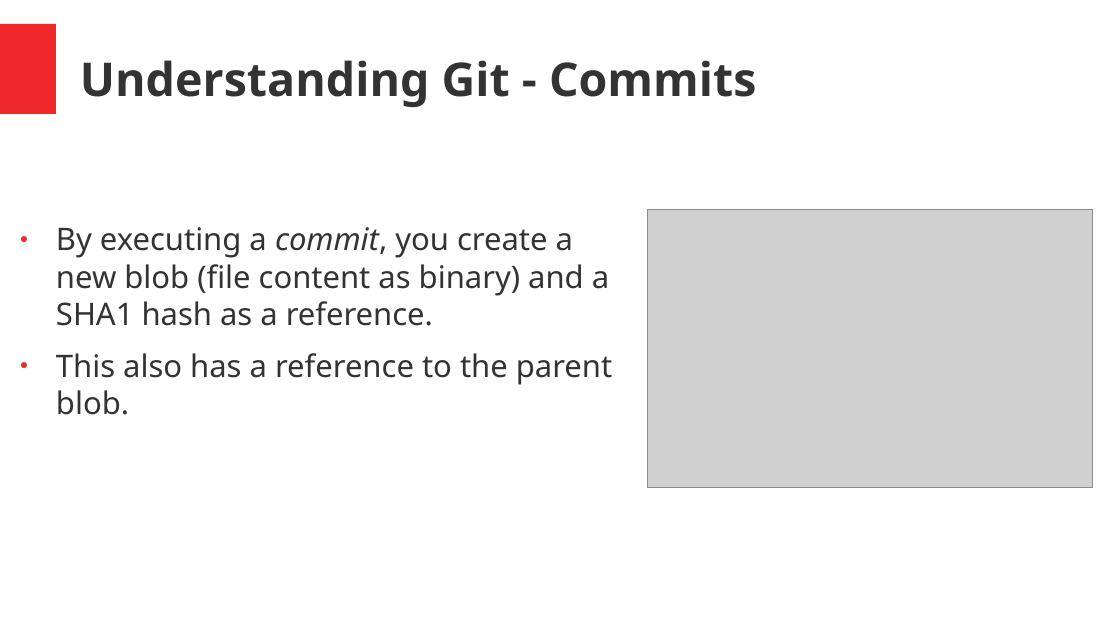
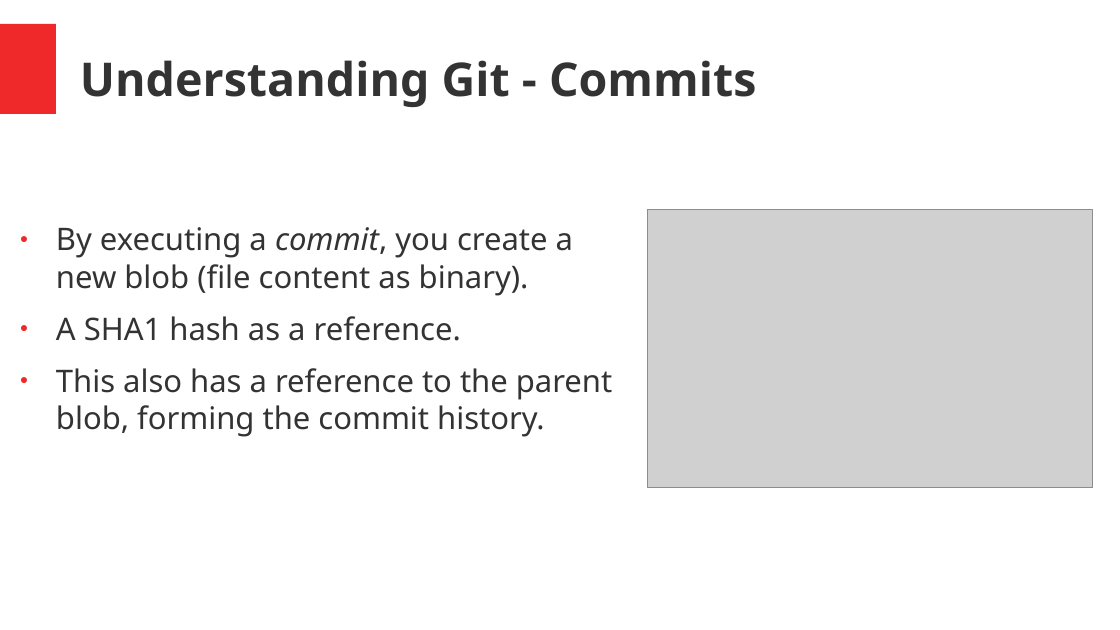
Before and after one commit to jdockerty/git-workshop, a slide deck: slide 5 of presentation/git-fundamentals-networkchuck.odp. Drawn at 1120x630 pixels with LibreOffice and Linux fonts; fonts in the diff are those of the drawing; grey boxes stand for pictures. Boxes give left, top, right and bottom in pixels: in the first picture for what was removed or moved away, otherwise in the second. Text is boxed around its words. In the diff, an @@ line names an element or a change of style, - is before the commit and + after.

Commit message:
Updating commits slide.

```diff
--- a/presentation/git-fundamentals-networkchuck.odp
+++ b/presentation/git-fundamentals-networkchuck.odp
@@ text at (56, 227, 612, 437): text changed @@
-● By executing a commit, you create a new blob (file content as binary) and a SHA1 hash as a reference.
-● This also has a reference to the parent blob.
+● By executing a commit, you create a new blob (file content as binary).
+● A SHA1 hash as a reference.
+● This also has a reference to the parent blob, forming the commit history.
```
